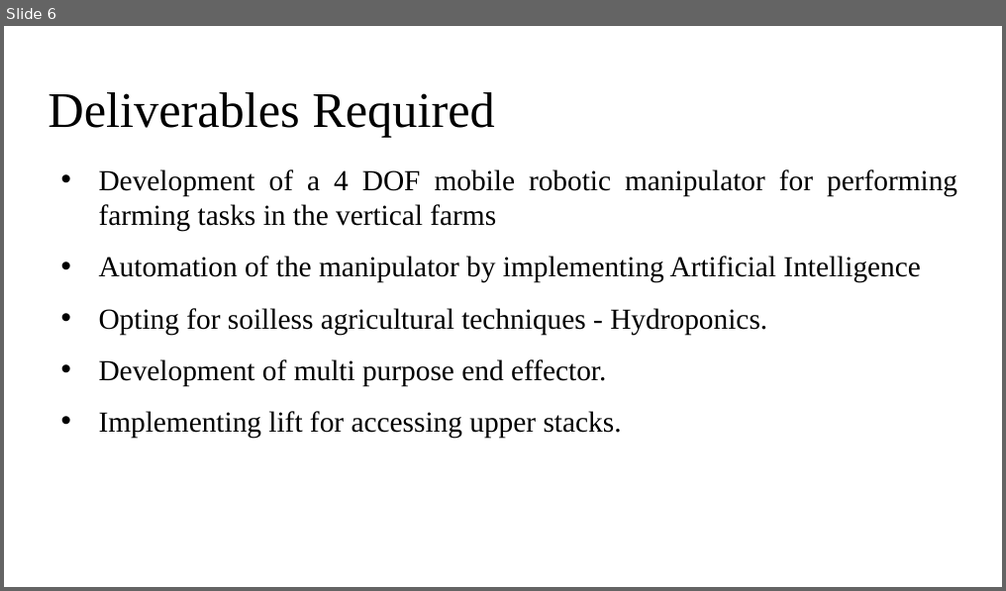
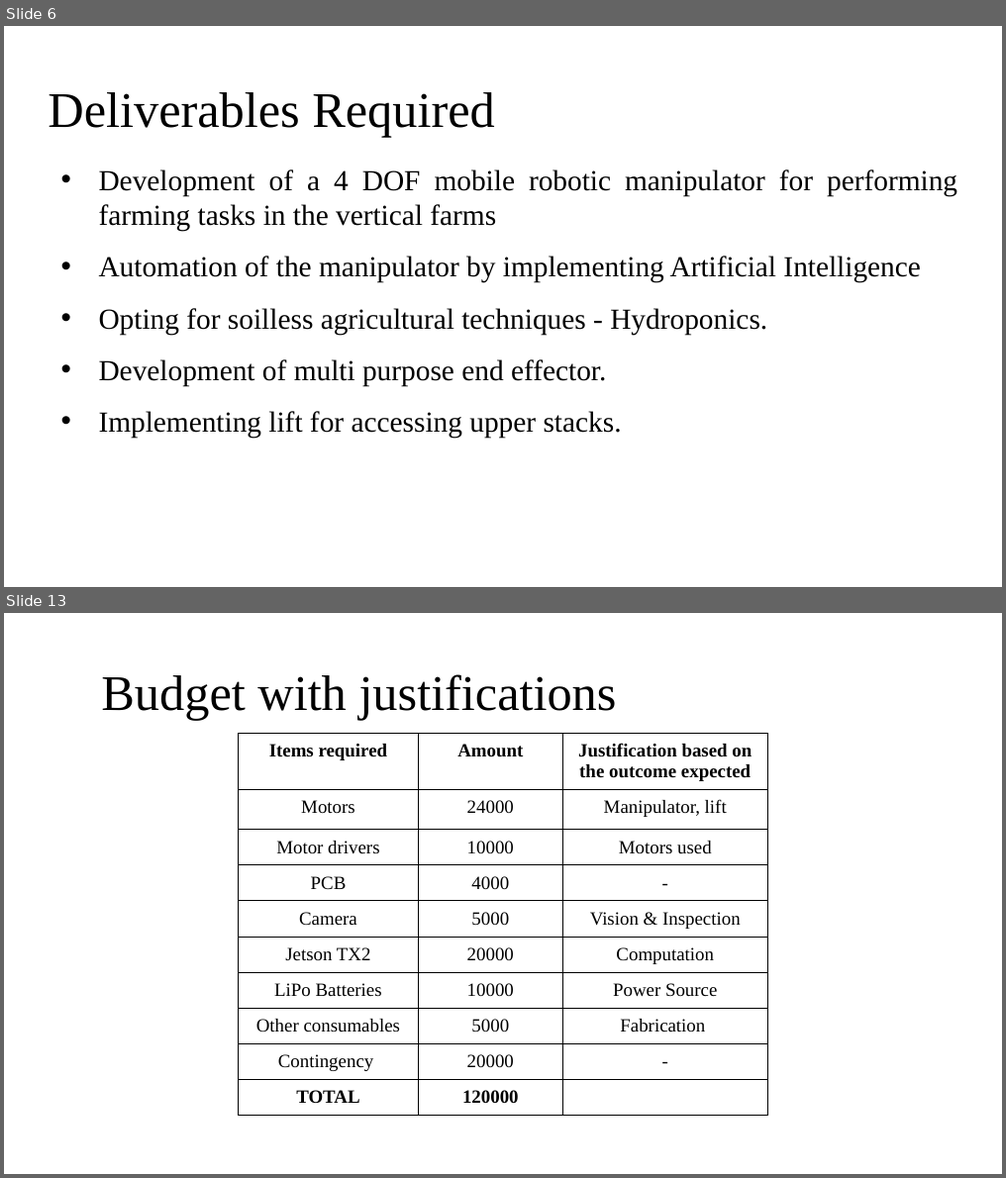
Before and after one commit to Rohith18p/Major-Project, a slide deck: AGNI Fellowship/IPTEF.pptx. Shown one above the other, each under a label of ours: slide 6 before the commit, slides 6 and 13 after it; the slides between them are not shown. The pictures are 1006x591 and 1006x1178 pixels, drawn with LibreOffice and Linux fonts; fonts in the diff are those of the drawing. Boxes give left, top, right and bottom in pixels: in the first picture for what was removed or moved away, otherwise in the second. Text is boxed around its words. In the diff, an @@ line names an element or a change of style, - is before the commit and + after.

```diff
--- a/AGNI Fellowship/IPTEF.pptx
+++ b/AGNI Fellowship/IPTEF.pptx
@@ slide 13 added at [4, 613, 1002, 1174], background #FFFFFF @@
@@ title added at [101, 674, 617, 721], 48 pt, text #000000 @@
+Budget with justifications
@@ table added at [239, 733, 767, 1133], 10 rows, 3 columns @@
+Items required | Amount | Justification based on the outcome expected
+Motors | 24000 | Manipulator, lift
+Motor drivers | 10000 | Motors used
+PCB | 4000 | -
+Camera | 5000 | Vision & Inspection
+Jetson TX2 | 20000 | Computation
+LiPo Batteries | 10000 | Power Source
+Other consumables | 5000 | Fabrication
+Contingency | 20000 | -
+TOTAL | 120000 | 
```
Also in this commit, not shown: 6 slides changed, 13 other slides added, 54 other files.
